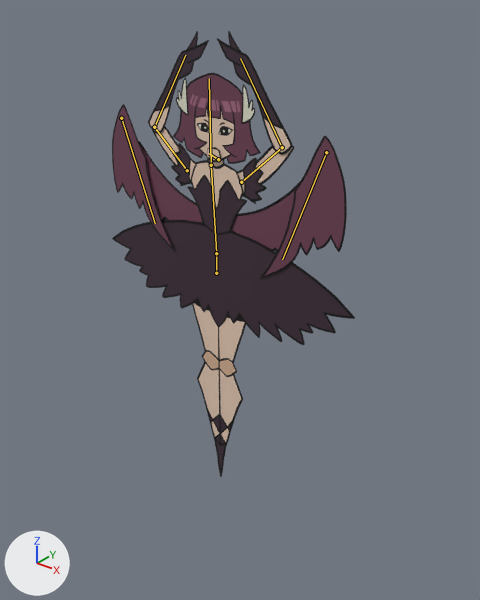
An edit to the Blender file Art/Model3D/ODETTE - ODIL/Odil.blend, drawn before and after from the same camera.
Before and after are seen from a camera (50 mm lens) standing at (9.53, -10.99, 12.31) and looking at (0.45, 0.36, 5.28). The lights are fixed; the arrows at lower left show +X, +Y and +Z. The picture after the commit comes second. The bones that bend it are drawn over the model as lines.

Names of what the first picture shows: 'OdilAlaFrenteDer', 'OdilAlaFrenteIzq', 'OdilAltasAtras', 'OdilBoca', 'OdilBrazoDer', 'OdilBrazoIzq', 'OdilCabeza', 'OdilCuerpo', 'OdilManoDer', 'OdilManoIzq'.
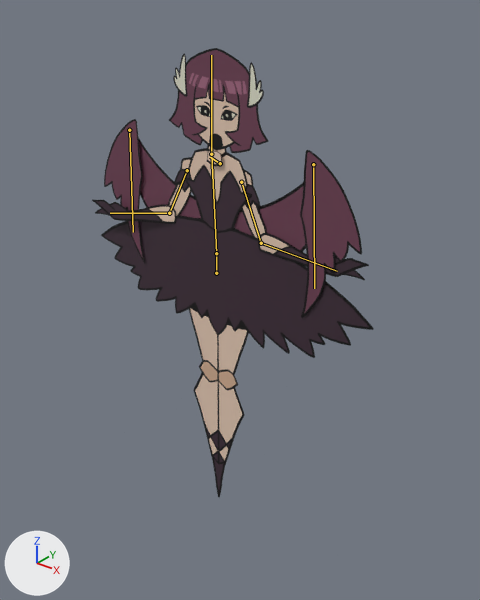
The newer file adds an action. The first version stands in its rest pose; the second is drawn at frame 40 of the action 'ChargingSing'.

Where the change shows, as pixel boxes [x1, y1, x2, y2] in the pictures (480 x 600 px):
'OdilCuerpo', posed (12% wider, 11% taller)
    before: [112, 159, 355, 477]
    after: [101, 145, 374, 498]
'OdilCabeza', posed (12% wider, 15% taller)
    before: [173, 73, 261, 164]
    after: [169, 48, 268, 153]
'OdilAlaFrenteDer', posed
    before: [260, 136, 347, 279]
    after: [300, 150, 362, 318]
'OdilAltasAtras', posed
    before: [139, 141, 299, 252]
    after: [138, 137, 306, 252]
'OdilAlaFrenteIzq', posed
    before: [112, 104, 175, 251]
    after: [104, 119, 145, 263]
'OdilManoDer', posed
    before: [217, 31, 292, 155]
    after: [258, 233, 369, 280]
'OdilManoIzq', posed
    before: [148, 31, 209, 134]
    after: [92, 199, 176, 224]
'OdilBrazoDer', posed
    before: [237, 145, 294, 204]
    after: [242, 170, 267, 238]
'OdilBrazoIzq', posed
    before: [152, 127, 196, 186]
    after: [168, 157, 192, 216]
bone 'Bone.001', root to tip
    before: (216, 253) to (211, 165)
    after: (216, 253) to (211, 154)
bone 'Bone.002', root to tip
    before: (211, 165) to (209, 78)
    after: (211, 154) to (211, 55)
bone 'Bone.009', root to tip
    before: (218, 159) to (209, 153)
    after: (220, 163) to (210, 157)
bone 'Bone.003', root to tip
    before: (187, 170) to (154, 127)
    after: (187, 170) to (169, 213)
bone 'Bone.004', root to tip
    before: (154, 127) to (185, 55)
    after: (169, 213) to (110, 213)
bone 'Bone.005', root to tip
    before: (241, 182) to (282, 147)
    after: (241, 182) to (261, 243)
bone 'Bone.006', root to tip
    before: (282, 147) to (240, 58)
    after: (261, 243) to (337, 271)
bone 'Bone.007', root to tip
    before: (121, 118) to (155, 223)
    after: (129, 130) to (133, 232)
bone 'Bone.008', root to tip
    before: (326, 152) to (282, 259)
    after: (313, 164) to (314, 288)

The edits, one by one:
Bone 'Bone.001' (bone_bone_001) is rescaled from (1.0, 1.0, 1.0) to (1.12, 1.12, 1.12).
Bone 'Bone.002' (bone_bone_002) turns from (0, 0, 0) to (0, 0, -1) degrees about its own x, y and z.
Bone 'Bone.009' (bone_bone_009) moves from (0.0, 0.0, 0.0) to (-0.09, -0.34, 0.52).
Bone 'Bone.009' (bone_bone_009) turns from (0, 0, 0) to (0, -1, -1) degrees about its own x, y and z.
Bone 'Bone.003' (bone_bone_003) turns from (0, 0, 0) to (0, 0, 103) degrees about its own x, y and z.
Bone 'Bone.004' (bone_bone_004) turns from (0, 0, 0) to (7, 2, 30) degrees about its own x, y and z.
Bone 'Bone.005' (bone_bone_005) turns from (0, 0, 0) to (0, 0, -107) degrees about its own x, y and z.
Bone 'Bone.006' (bone_bone_006) turns from (0, 0, 0) to (0, 0, -21) degrees about its own x, y and z.
Bone 'Bone.007' (bone_bone_007) moves from (0.0, 0.0, 0.0) to (-0.29, 0.65, 0.0).
Bone 'Bone.007' (bone_bone_007) turns from (0, 0, 0) to (0, 0, -24) degrees about its own x, y and z.
Bone 'Bone.008' (bone_bone_008) moves from (0.0, 0.0, 0.0) to (0.32, 0.7, 0.0).
Bone 'Bone.008' (bone_bone_008) turns from (0, 0, 0) to (0, 0, 25) degrees about its own x, y and z.
